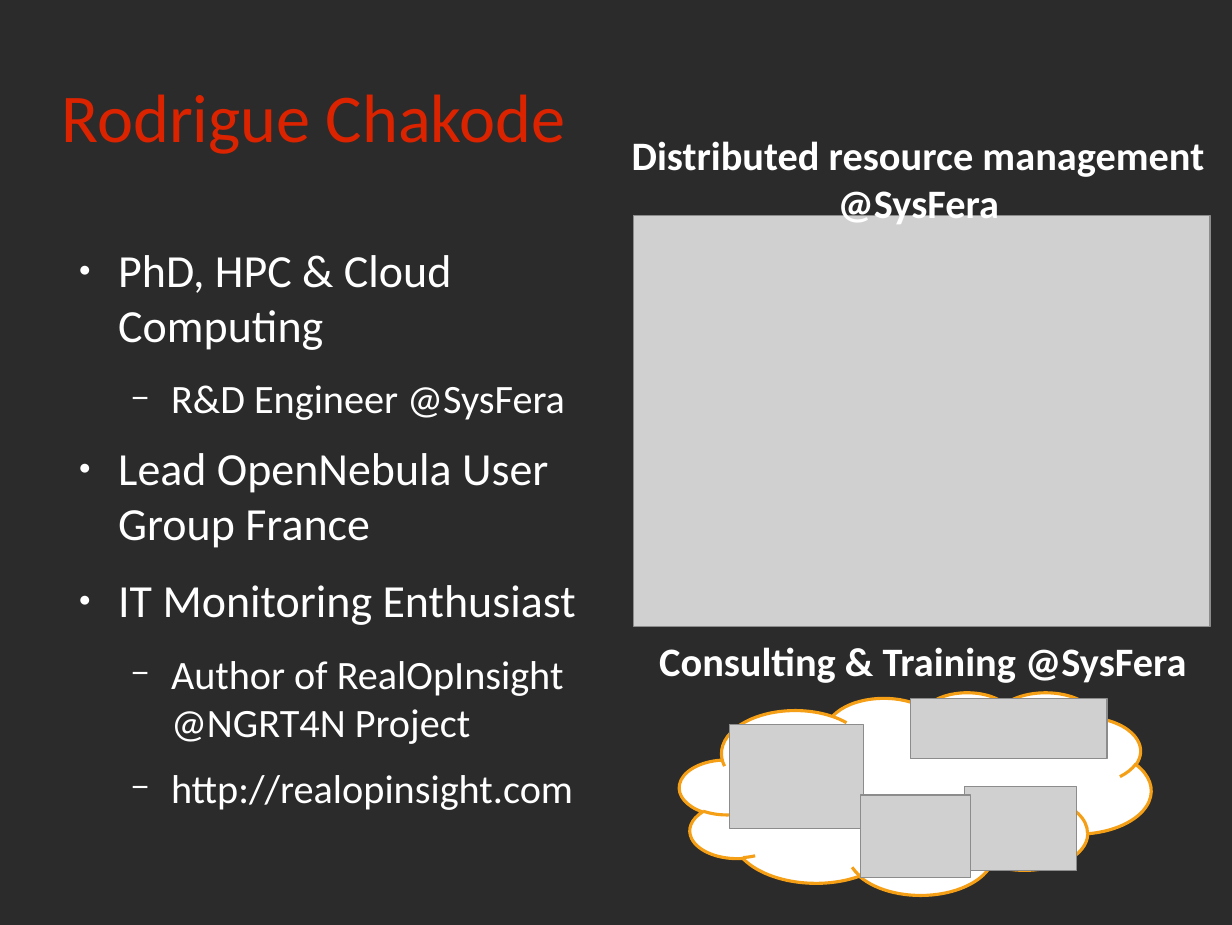
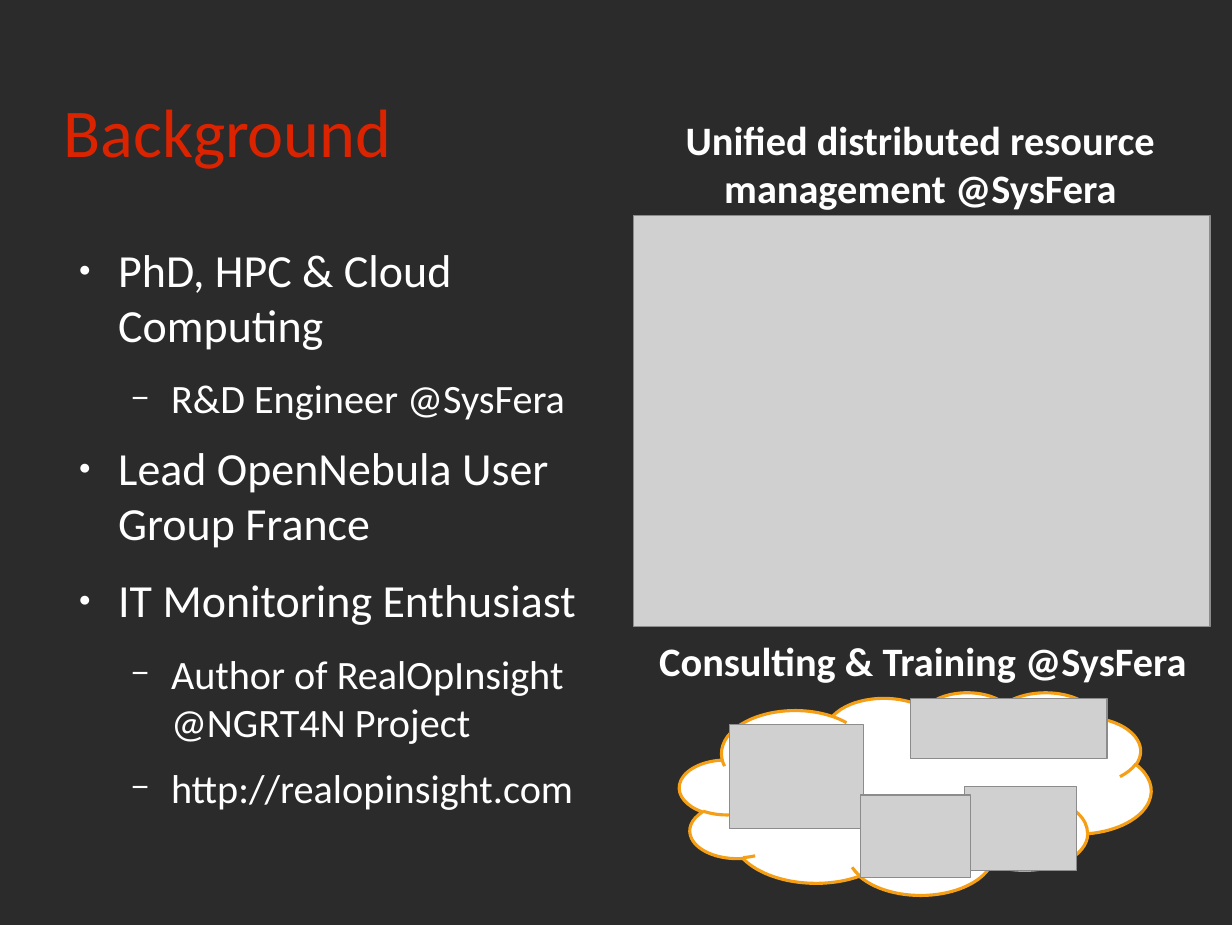
Before and after one commit to rchakode/realopinsight, a slide deck: slide 3 of doc/talks/rmll-2013.odp (slide 2 before the commit). Drawn at 1232x925 pixels with LibreOffice and Linux fonts; fonts in the diff are those of the drawing; grey boxes stand for pictures; background and template pictures are left out; a plain dark background stands for a picture behind light text. Boxes give left, top, right and bottom in pixels: in the first picture for what was removed or moved away, otherwise in the second. Text is boxed around its words. In the diff, an @@ line names an element or a change of style, - is before the commit and + after.

```diff
--- a/doc/talks/rmll-2013.odp
+++ b/doc/talks/rmll-2013.odp
@@ title removed at [62, 94, 566, 154] @@
-Rodrigue Chakode
@@ title added at [63, 109, 391, 169], 44 pt, text #DC2300 @@
+Background
@@ text at [686, 126, 1155, 210]: text changed @@
-Distributed resource management
-@SysFera
+Unified distributed resource management @SysFera
```
Also in this commit, not shown: 16 other slides changed, 5 slides added, 2 slides removed.
